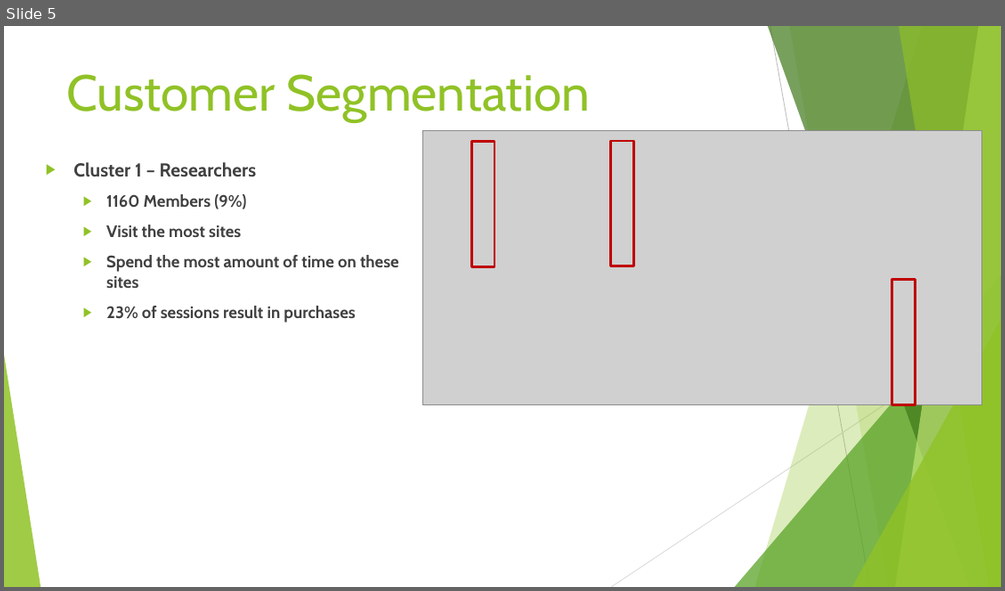
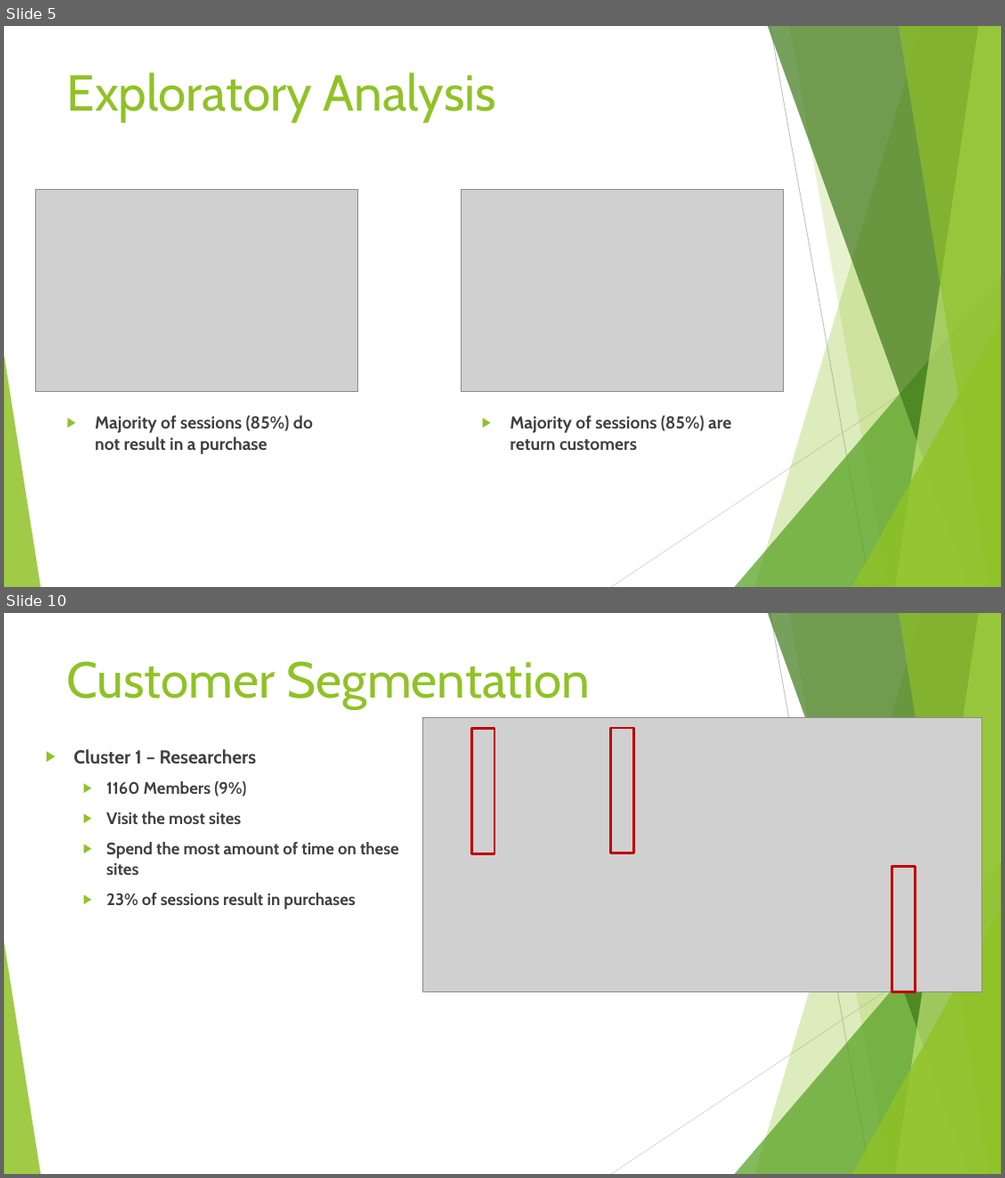
Before and after one commit to brock-ricker/Online-Shoppers-Purchasing-Intent, a slide deck: Online Shoppers Purchasing Intent Final.pptx. Shown one above the other, each under a label of ours: slide 5 before the commit, slides 5 and 10 after it; the slides between them are not shown. The pictures are 1005x591 and 1005x1178 pixels, drawn with LibreOffice and Linux fonts; fonts in the diff are those of the drawing; grey boxes stand for pictures. Boxes give left, top, right and bottom in pixels: in the first picture for what was removed or moved away, otherwise in the second. Text is boxed around its words. In the diff, an @@ line names an element or a change of style, - is before the commit and + after.

Commit message:
Uploaded final presentation for this project
Combined exploratory analysis presentation and Modeling presentation into one

```diff
--- a/Online Shoppers Purchasing Intent Final.pptx
+++ b/Online Shoppers Purchasing Intent Final.pptx
@@ slide 5 added at box(4, 26, 1001, 587), background #FFFFFF; not listed: 10 template elements that a slide beside it also shows @@
@@ title added at box(67, 72, 496, 122), 48.6 pt, text #90C226 @@
+Exploratory Analysis
@@ picture added at box(36, 190, 358, 392) @@
@@ picture added at box(461, 190, 783, 392) @@
@@ text added at box(95, 415, 313, 454), 16.6 pt, text #404040, bold @@
+▶ Majority of sessions (85%) do not result in a purchase
@@ text added at box(510, 415, 731, 450), 16.6 pt, text #404040, bold @@
+▶ Majority of sessions (85%) are return customers
@@ what was slide 5 is now slide 10 @@
```
Also in this commit, not shown: 5 slides changed, 4 other slides added.
